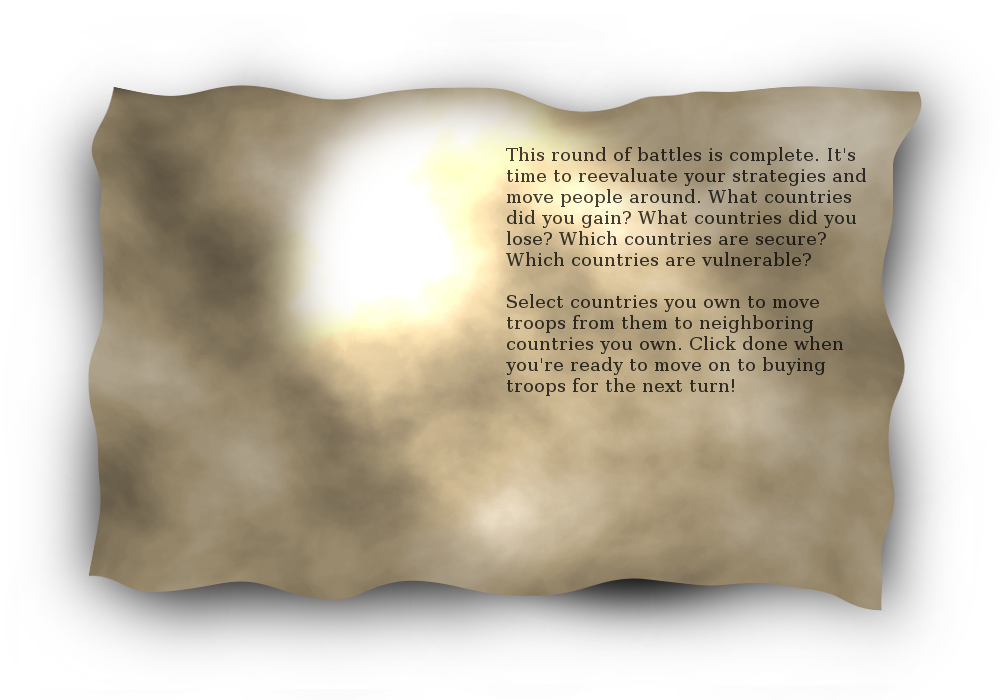
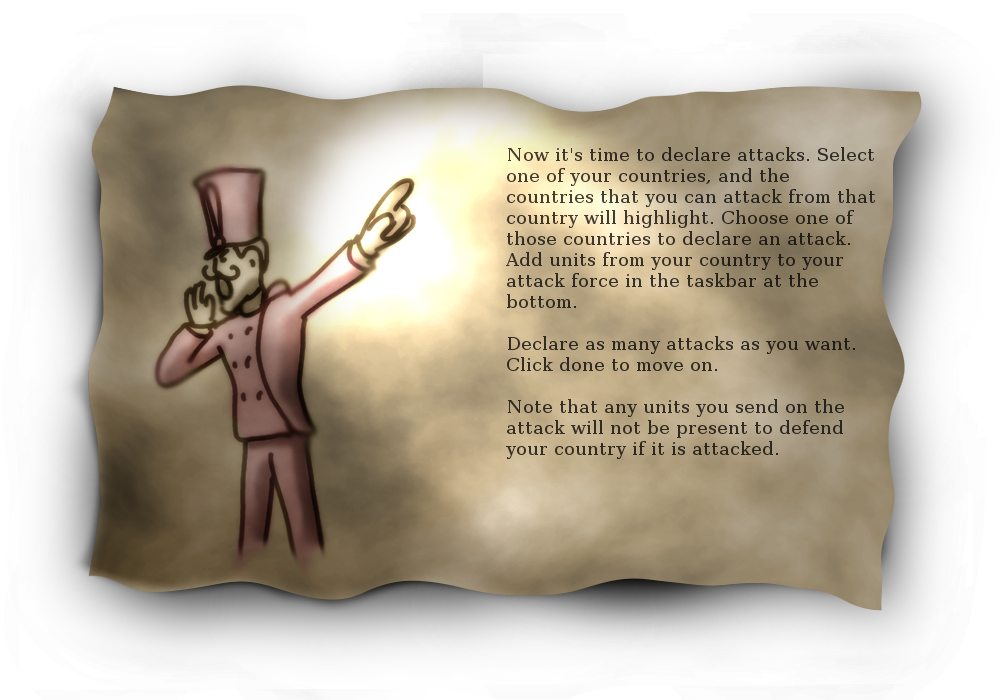
The second 1000px x 700px image is a revision of the first. Changes to its layers:
added layer "InfoAttack.png" above "Layer #4" over [28, 13, 964, 700]
hid "This round of battles is compl..." over [506, 147, 866, 396]
showed "Now it's time to declare attac..." over [506, 147, 875, 459]
